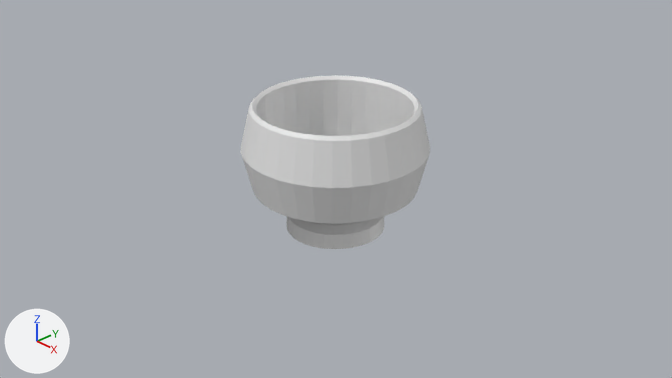
One commit to the Blender file 5_Misc/Ex-4_Cup.blend: the scene before it, then after it.
Both versions are drawn from the file's camera 'Camera'. Lighting does not change. The marker at lower left points along +X, +Y and +Z.
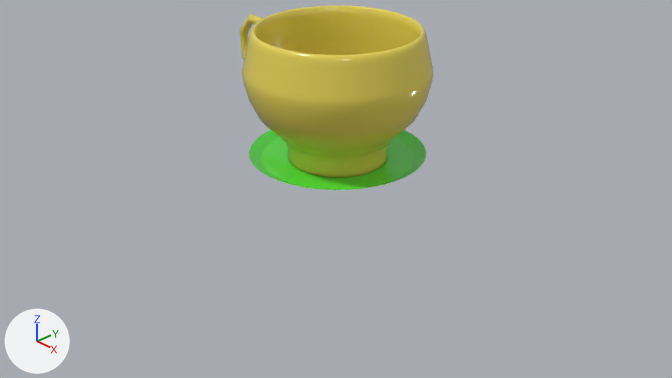
Changed parts and their boxes [x1, y1, x2, y2] in the pictures (672 x 378 px):
```json
{"object": "Cylinder", "change": "reshaped, moved, modifiers changed", "before": [241, 75, 430, 249], "after": [242, 6, 433, 177]}
{"object": "Circle", "change": "added", "after": [249, 130, 426, 190], "on screen": "green"}
{"object": "Cylinder.001", "change": "added", "after": [240, 14, 263, 59]}
{"part": 1, "of": "me_cylinder", "change": "added", "after": [242, 9, 433, 177], "on screen": "yellow"}
{"part": 2, "of": "me_cylinder", "change": "recoloured", "before": [241, 75, 429, 249], "after": [245, 6, 431, 174]}
```

The change, as JSON lines over the scene's bpy script:
```json
{"op": "add", "block": "mat_material", "code": ["mat_material = principled_material('Material')", "mat_material.base_color = (0.8, 0.654, 0.0908)  # yellow #e7d355", "mat_material.roughness = 0.133", "mat_material.specular_ior_level = 0.647"]}
{"op": "add", "block": "mat_material_001", "code": ["mat_material_001 = principled_material('Material.001')", "mat_material_001.base_color = (0.0834, 0.8, 0.0383)  # green #52e737", "mat_material_001.roughness = 0.142", "mat_material_001.specular_ior_level = 0.729"]}
{"block": "me_cylinder", "where": "# used by ob_cylinder; location = (0.0, 0.0, 0.0)"}
{"op": "remove", "block": "me_cylinder", "code": "me_cylinder.from_pydata(...)  # 352 vertices, 322 faces; spans x -1.12..1.12, y -1.12..1.12, z -0.56..1.04"}
{"op": "add", "block": "me_cylinder", "code": "me_cylinder.from_pydata(...)  # 957 vertices, 926 faces; spans x -1.12..1.12, y -1.12..1.12, z -0.57..1.04"}
{"block": "me_cylinder", "change": "me_cylinder part 1: 605 vertices added at x -1.11..1.1, y -1.1..1.1, z -0.57..1.04"}
{"block": "me_cylinder", "change": "me_cylinder part 2: 186 faces spanning x -1.12..1.12, y -1.12..1.12, z -0.56..1.04 switch from no material to mat_material (yellow #e7d355)"}
{"op": "add", "block": "me_circle", "code": ["me_circle = bpy.data.meshes.new('Circle')", "me_circle.from_pydata(...)  # 361 vertices, 360 faces; spans x -1.73..1.73, y -1.73..1.73, z -0.04..0.11", "me_circle.materials.append(mat_material_001)  # green #52e737"]}
{"op": "add", "block": "me_cylinder_002", "code": ["me_cylinder_002 = bpy.data.meshes.new('Cylinder.002')", "me_cylinder_002.from_pydata(...)  # 320 vertices, 290 faces; spans x -1.0..16.2, y -1.0..1.0, z -3.8..13.4", "me_cylinder_002.polygons.foreach_set('use_smooth', [True] * 290)", "me_cylinder_002.materials.append(mat_material)  # yellow #e7d355"]}
{"op": "set", "path": "ob_cylinder.location", "old": "(0.0, 0.0, 0.0)", "new": "(-0.087, 0.12, 0.862)"}
{"op": "add", "block": "ob_cylinder", "code": "_m = ob_cylinder.modifiers.new('Subdivision', 'SUBSURF')"}
{"op": "add", "block": "ob_cylinder", "code": "_m.render_levels = 1"}
{"op": "add", "block": "ob_circle", "code": ["ob_circle = bpy.data.objects.new('Circle', me_circle)", "ob_circle.location = (-0.087, 0.12, 0.308)", "ob_circle.scale = (0.613, 0.613, 0.613)"]}
{"op": "add", "block": "ob_cylinder_001", "code": ["ob_cylinder_001 = bpy.data.objects.new('Cylinder.001', me_cylinder_002)", "ob_cylinder_001.location = (-1.124, 0.12, 0.832)", "ob_cylinder_001.rotation_euler = (0.0, -1.571, 0.0)  # degrees (0, -90, 0)", "ob_cylinder_001.scale = (0.0555, 0.0555, 0.0555)"]}
```
